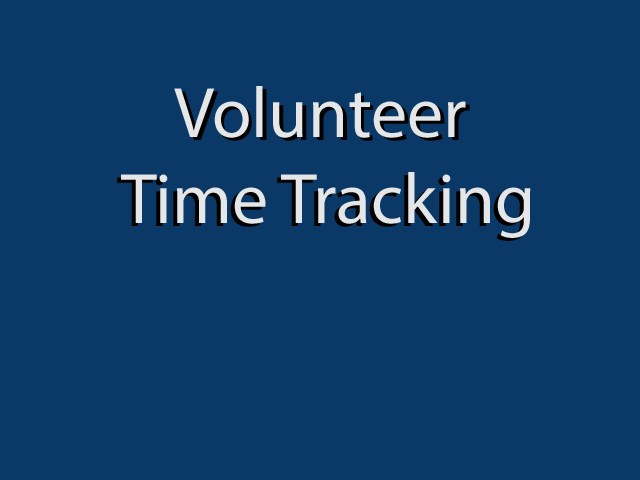
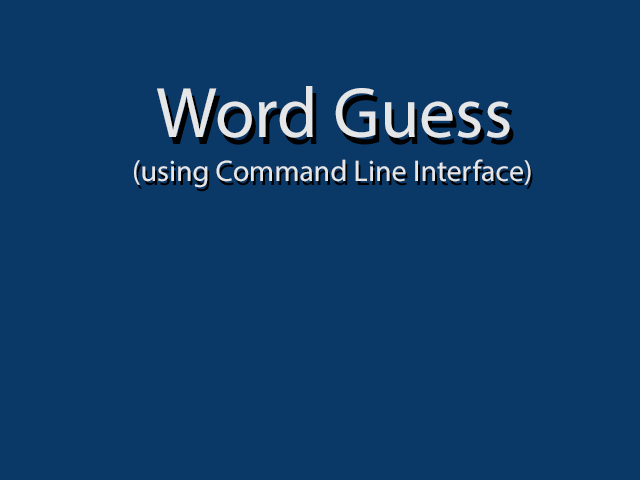
Two versions of the same layered image (640px x 480px). Layer-by-layer changes:
added layer "(using Command Line Interface)" (1st of 2) above "(using Command Line Interface)" over bbox(134, 159, 531, 188)
added layer "(using Command Line Interface)" (2nd of 2) above "Word Guess" over bbox(136, 163, 533, 192)
renamed "Volunteer Time Tracking" to "Word Guess", painted on it over bbox(121, 86, 531, 238)
renamed "Volunteer Time Tracking" to "Word Guess", painted on it over bbox(117, 89, 527, 241)
